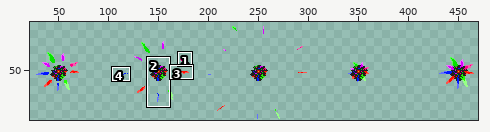
Two states of a pixel-art file, Assets/Importato/Funny/rock_cristall_attack.aseprite. The first picture is a wide view before the edit; the outline marks the close-up.
Close-up. First the earlier version:
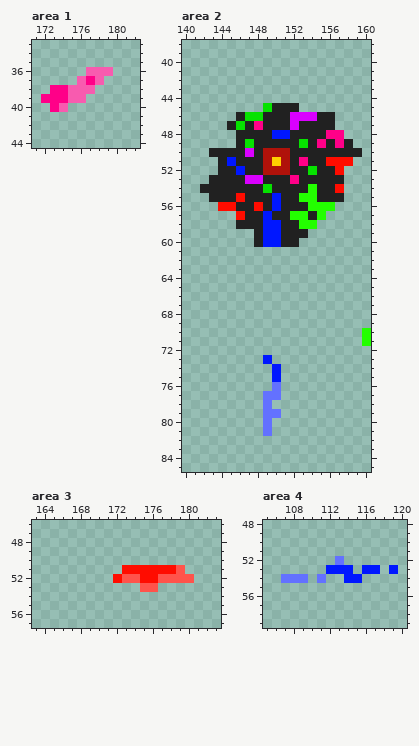
500x100 pixels, 1 frame. Shown: area 1: x 171..182, y 33..44; area 2: x 140..160, y 38..85; area 3: x 163..183, y 46..57; area 4: x 105..120, y 48..59. The wide view leaves out empty margins. The commit also changed other parts of the picture, which this record leaves out.
Once edited:
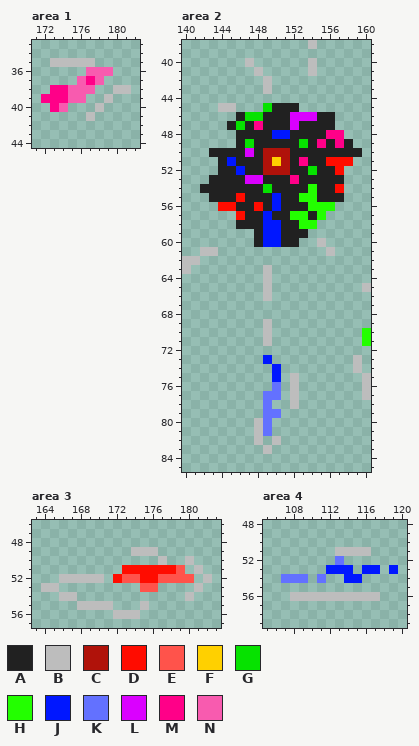
Palette (. is transparent): A #212121  B #bdbdbd  C #b0120a  D #ff0c00  E #ff534b  F #ffd000  G #06e200  H #23ff00  J #0017ff  K #6371ff  L #da00ff  M #ff0088  N #f85baf
Change:
Area 1:
y 35: x 173..177 ..... -> BBBBB
y 38: x 180..181 .. -> BB
y 39: x 179 . -> B
y 40: x 178 . -> B
y 41: x 177 . -> B
Area 2:
y 38: x 154 . -> B
y 40: x 147 . -> B; x 154 . -> B
y 41: x 148 . -> B; x 154 . -> B
y 42..43: x 149 . -> B
y 45: x 144..145 .. -> BB
y 60: x 155 . -> B
y 61: x 142..143 .. -> BB; x 156 . -> B
y 62: x 140..141 .. -> BB
y 63: x 140 . -> B; x 149 . -> B
y 64: x 149 . -> B
y 65: x 149 . -> B; x 160 . -> B
y 66: x 149 . -> B
y 69..71: x 149 . -> B
y 73..74: x 159 . -> B
y 75..77: x 152 . -> B; x 160 . -> B
y 78: x 152 . -> B
y 80..81: x 148 . -> B
y 82: x 148 . -> B; x 150 . -> B
y 83: x 149 . -> B
Area 3:
y 49: x 174..176 ... -> BBB
y 50: x 177 . -> B; x 180 . -> B
y 51: x 181 . -> B
y 52: x 166..170 ..... -> BBBBB; x 182 . -> B
y 53: x 164..165 .. -> BB; x 181 . -> B
y 54: x 166..167 .. -> BB; x 180 . -> B
y 55: x 168..171 .... -> BBBB; x 175 . -> B
y 56: x 172..174 ... -> BBB
Area 4:
y 51: x 113..116 .... -> BBBB
y 56: x 108..117 .......... -> BBBBBBBBBB
